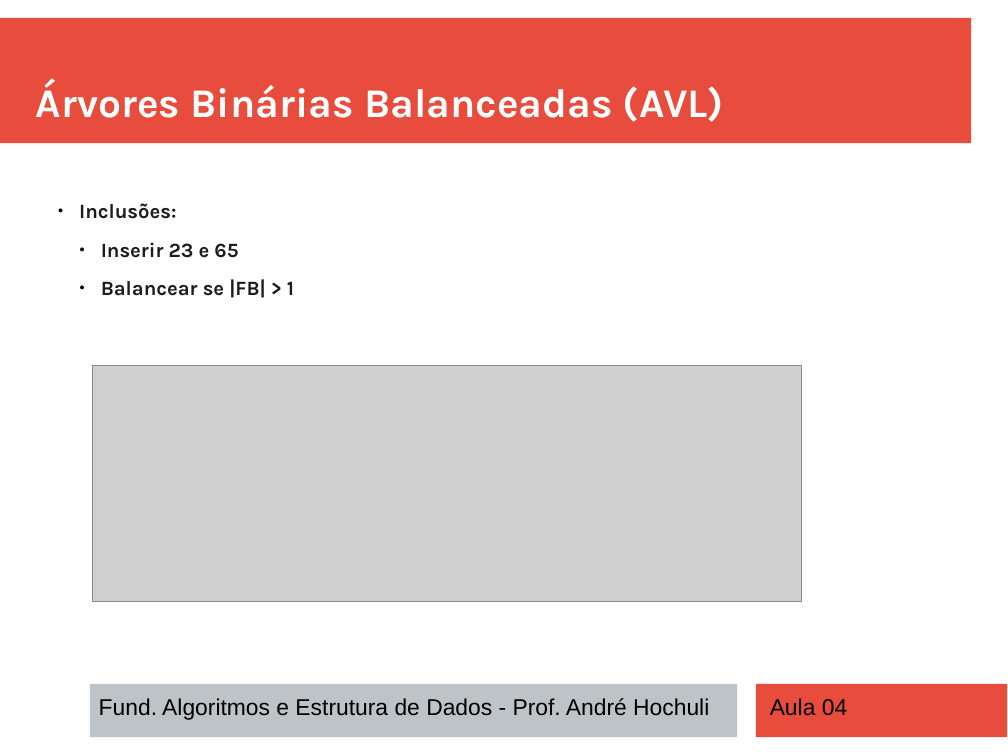
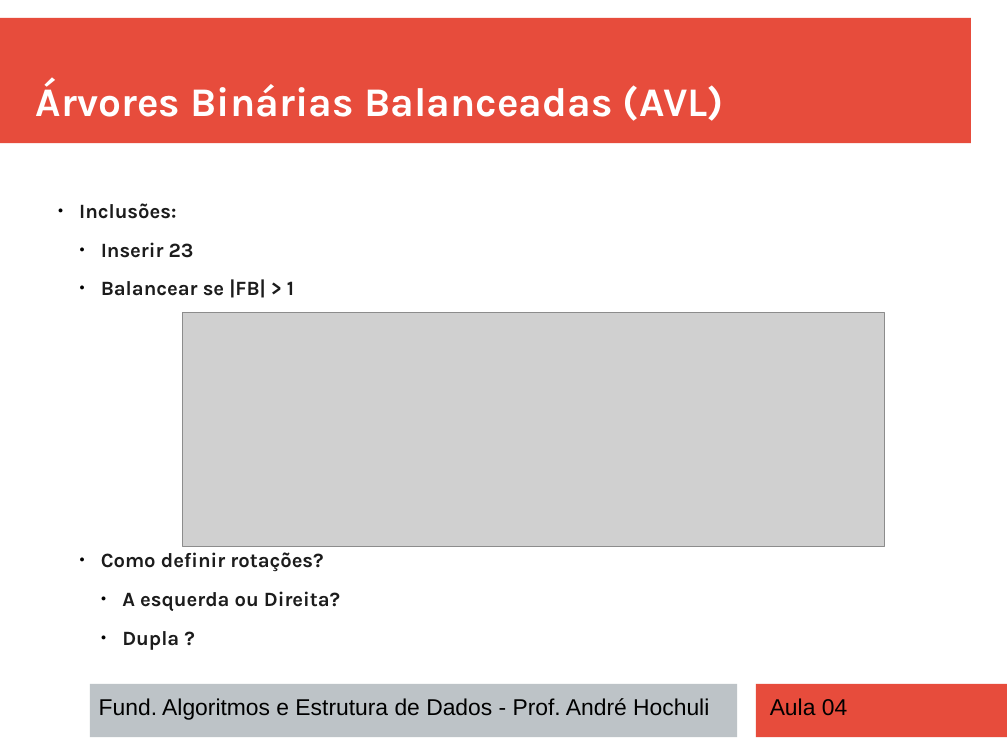
Before and after one commit to andrehochuli/teaching, a slide deck: slide 17 of DataStructuresAndAlgorithms/Lecture 04 - Trees/Aula 04 - Trees.pptx. Drawn at 1008x756 pixels with LibreOffice and Linux fonts; fonts in the diff are those of the drawing; grey boxes stand for pictures. Boxes give left, top, right and bottom in pixels: in the first picture for what was removed or moved away, otherwise in the second. Text is boxed around its words. In the diff, an @@ line names an element or a change of style, - is before the commit and + after.

```diff
--- a/DataStructuresAndAlgorithms/Lecture 04 - Trees/Aula 04 - Trees.pptx
+++ b/DataStructuresAndAlgorithms/Lecture 04 - Trees/Aula 04 - Trees.pptx
@@ text at (101,242,194,258): text changed @@
-    ● Inserir 23 e 65
+    ● Inserir 23
@@ picture: place and size @@
-picture at (92,365,802,602)
+picture at (183,313,885,547)
@@ text at (101,552,340,650): paragraphs added @@
+    ● Como definir rotações?
+      ● A esquerda ou Direita?
+      ● Dupla ?
```
Also in this commit, not shown: 8 other slides changed, 9 other files.
